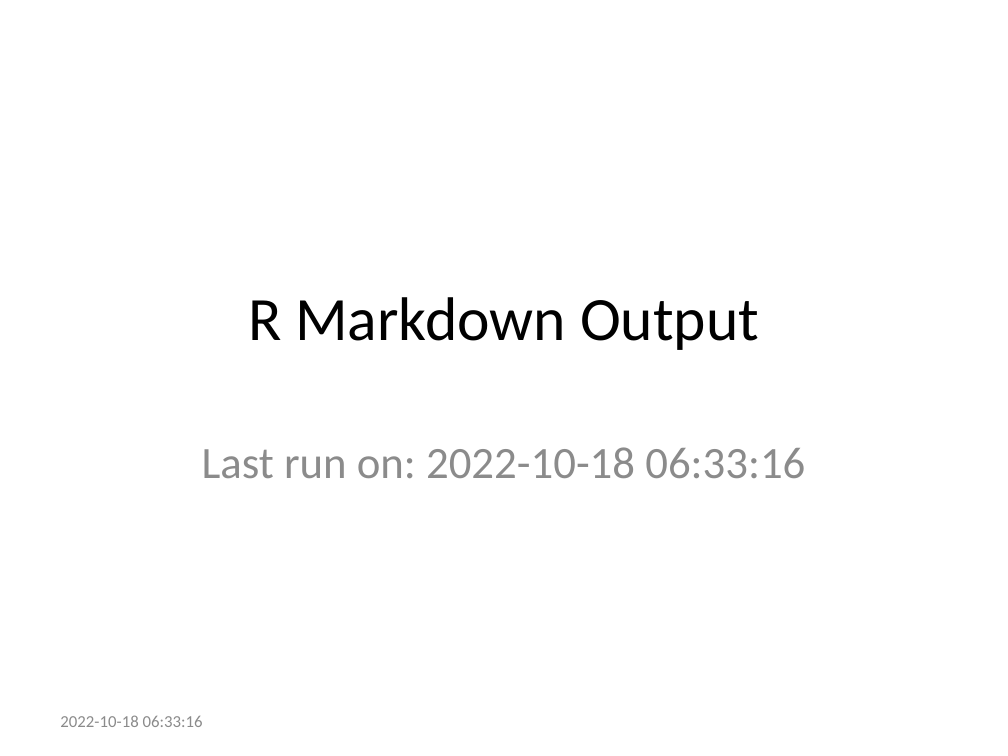
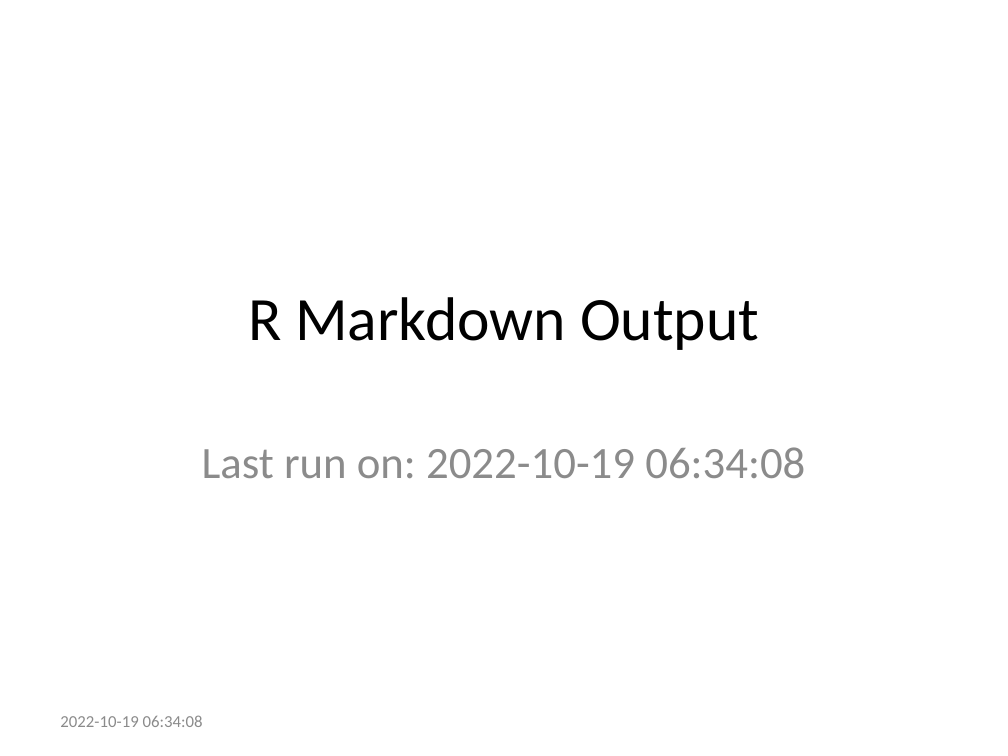
Before and after one commit to ries9112/R-Markdown-Gallery, a slide deck: slide 1 of presentations/powerpoint.pptx. Drawn at 1008x756 pixels with LibreOffice and Linux fonts; fonts in the diff are those of the drawing. Boxes give left, top, right and bottom in pixels: in the first picture for what was removed or moved away, otherwise in the second. Text is boxed around its words. In the diff, an @@ line names an element or a change of style, - is before the commit and + after.

Commit message:
Refresh R Markdown examples from CI automated process

```diff
--- a/presentations/powerpoint.pptx
+++ b/presentations/powerpoint.pptx
@@ subtitle at bbox=[202, 447, 805, 478]: text changed @@
-Last run on: 2022-10-18 06:33:16
+Last run on: 2022-10-19 06:34:08
@@ text at bbox=[60, 715, 203, 727]: text changed @@
-2022-10-18 06:33:16
+2022-10-19 06:34:08
```
Also in this commit, not shown: 22 other files.
